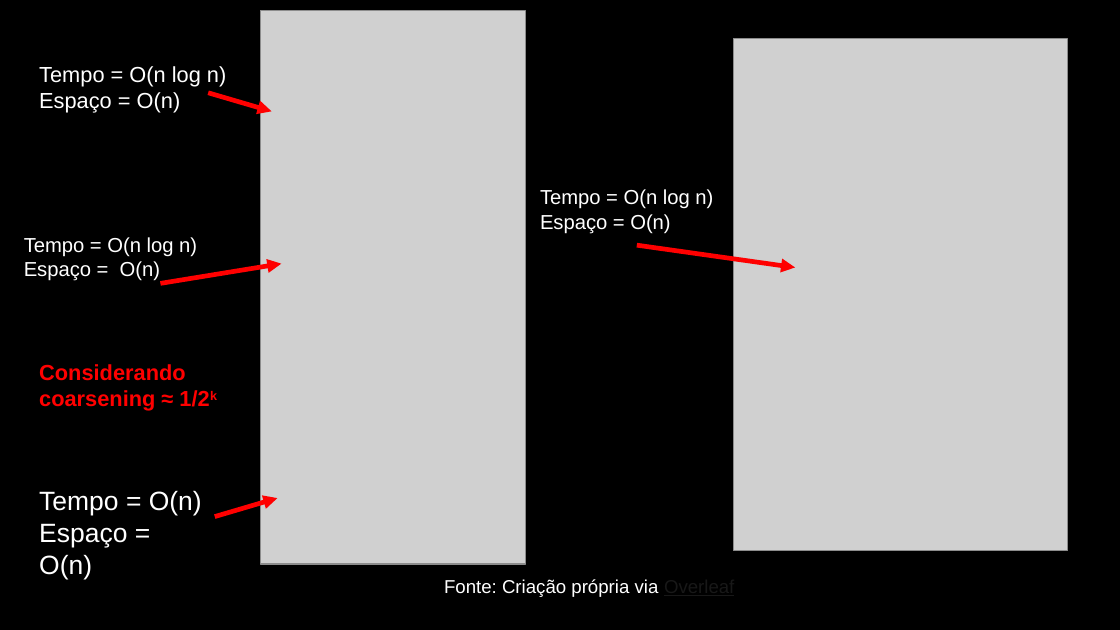
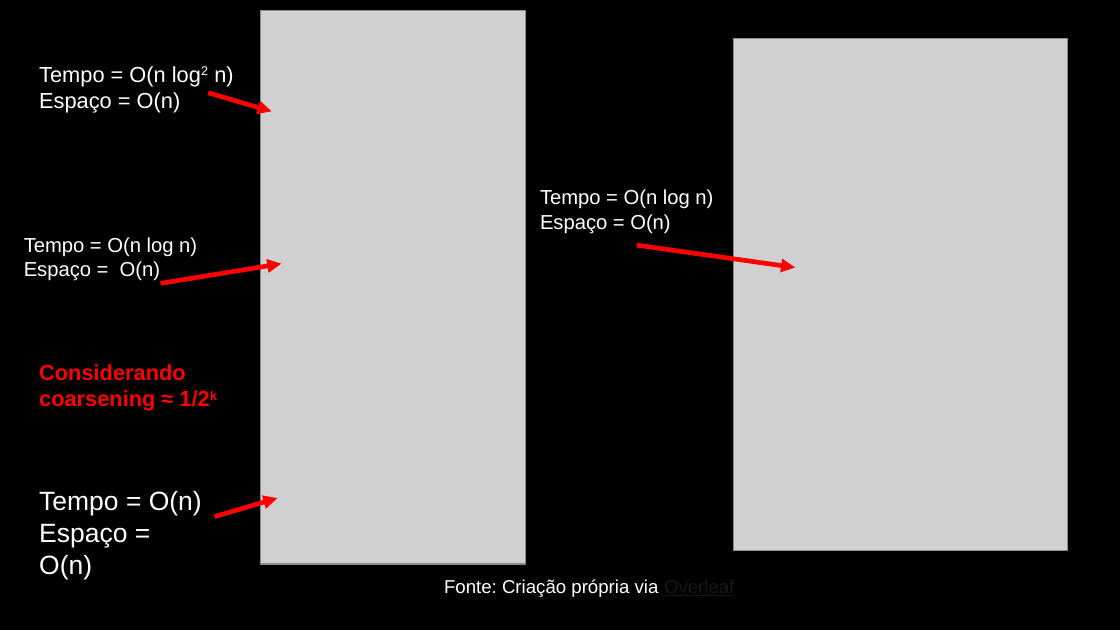
Before and after one commit to Dpbm/mestrado-aulas, a slide deck: slide 34 of algoritmos/projeto-seminario/Seminário.pptx. Drawn at 1120x630 pixels with LibreOffice and Linux fonts; fonts in the diff are those of the drawing; grey boxes stand for pictures. Boxes give left, top, right and bottom in pixels: in the first picture for what was removed or moved away, otherwise in the second. Text is boxed around its words. In the diff, an @@ line names an element or a change of style, - is before the commit and + after.

```diff
--- a/algoritmos/projeto-seminario/Seminário.pptx
+++ b/algoritmos/projeto-seminario/Seminário.pptx
@@ text at [39,66,233,87]: text changed @@
-Tempo = O(n log n)
+Tempo = O(n log2 n)
```
Also in this commit, not shown: 3 other slides changed, 1 other file.
